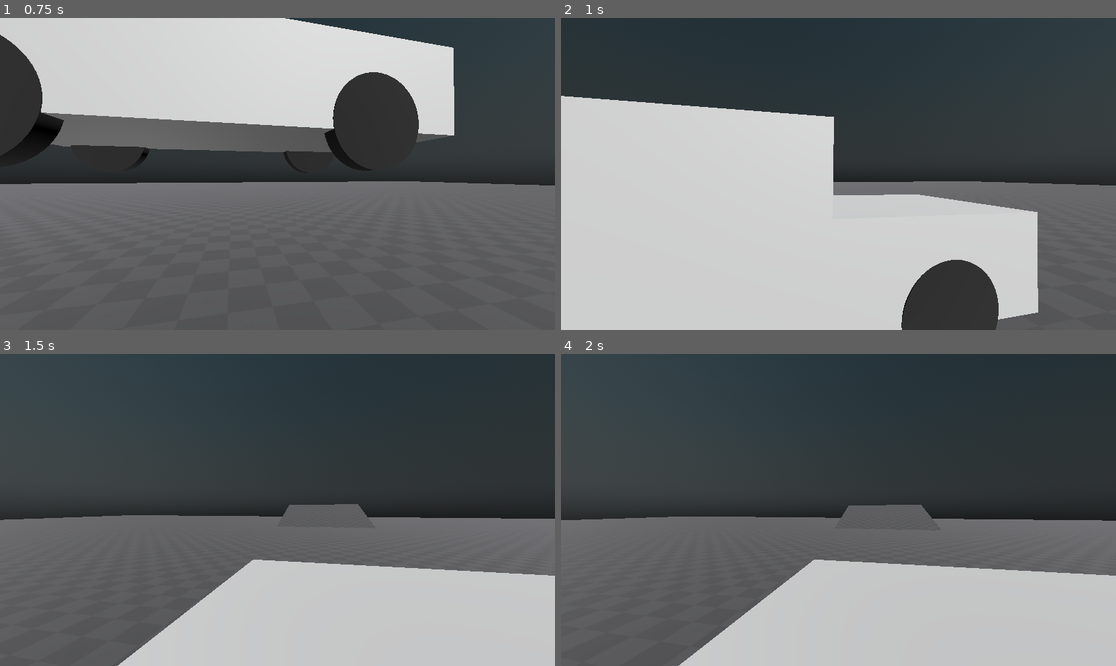
Above: before the commit, frames 1-4 (two rows, left to right).
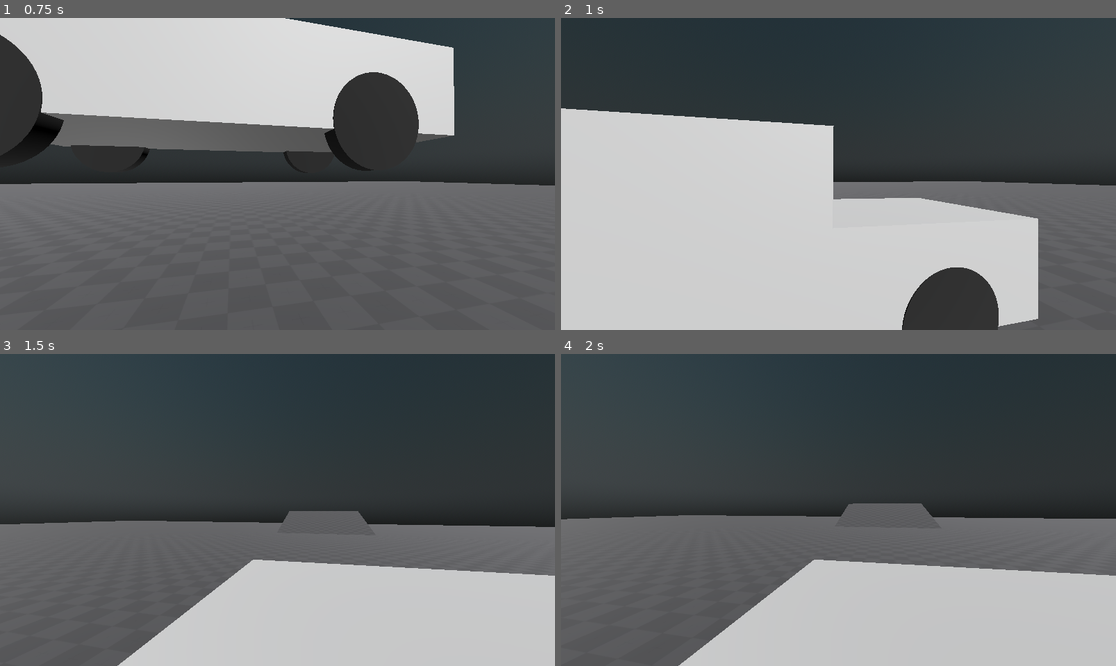
Above: after the commit, the same moments.

Repository: FroggLeo/driving-game
Game: Godot game, scene res://world.tscn
The game is run twice, just before and just after one commit, with the same random seed, the same clock (stepped at 60 frames per second) and the same inputs.
Inputs (mouse positions are in pixels of both pictures, inside the frame that each line leads up to):
- Up to frame 1 (0.75 s): tap Enter at 0.5 s; move the mouse to (305, 174) at 0.52 s; hold W (move_forward) from 0.53 s (still down); hold Shift (crouch) from 0.53 s (still down)
- Up to frame 2 (1 s): keep holding W (move_forward); keep holding Shift (crouch)
- Up to frame 3 (1.5 s): keep holding W (move_forward); move the mouse to (249, 510) at 1.27 s; release Shift (crouch) at 1.28 s; tap E (interact) at 1.35 s
- Up to frame 4 (2 s): keep holding W (move_forward)

Frame 1 is identical in both runs. In frame 2, 2.8% of the frame differs, in the area x 0-86%, y 24-100%; in frame 3, 2.0%; in frame 4, 0.4%.

Commit message:
add suspension bump for wheel hard stop

Diff:
--- a/godot_project/car/car.gd
+++ b/godot_project/car/car.gd
@@ -40,7 +40,7 @@
 @export var gravity: float = 9.81
 
 ## radius of the wheel in meters
-@export var wheel_radius: float = 0.33
+@export var wheel_radius: float = 0.25
 ## the length of the suspension
 @export var suspension_length: float = 0.35
 ## spring constant per wheel, in newtons/meter
@@ -48,6 +48,14 @@
 ## damping of the suspension, shock absorbers
 ## in newton-seconds / meter
 @export var suspension_b: float = 3000.0
+
+## when should the force of the bump be applied?
+## percentage of the suspension length, 0..1
+## example: 0.8, bump force starts in the last 20% compression
+@export var suspension_bump_start: float = 0.8
+## spring constant of the bump stop
+@export var suspension_bump_k: float = 300000.0
+
 ## maximum steer angle of the car
 @export var steer_angle_max_deg: float = 30.0
 
@@ -177,12 +185,13 @@
 	var pos := wheel.global_transform.origin # position of the wheel hub
 	var dist := pos.distance_to(point) # distance from the hub to the ground
 
-	# the spring length should be the total distance - wheel radius
+	# the current spring length should be the total distance - wheel radius
 	var spring_length := dist - wheel_radius
 
 	# how much the spring is compressed
 	var x := suspension_length - spring_length
-	x = max(0.0, x)
+	x = max(x, 0.0)
+
 	# the vector from the center of mass to the point of contact
 	# or also the distance from reference point to target point
 	var radius := point - global_transform.origin
@@ -197,7 +206,15 @@
 	# damping force formula, force = damping_coefficient * velocity
 	var damper_force := suspension_b * -velocity_normal
 
-	var total_force : float = max(0.0, spring_force + damper_force)
+	# the bump / really stiff spring
+	var bump_force := 0.0
+	var bump_start := suspension_length * suspension_bump_start
+	if x > bump_start:
+		var bump_x := x - bump_start
+		#var bump_percent := bump_x / (suspension_length - bump_start)
+		bump_force = suspension_bump_k * bump_x * bump_x
+
+	var total_force : float = max(0.0, spring_force + damper_force + bump_force)
 
 	# applies the force at normal direction, with the total force
 	# at the distance away from center of gravity (radius)
--- a/godot_project/car/car.tscn
+++ b/godot_project/car/car.tscn
@@ -27,6 +27,29 @@
 [node name="car" type="RigidBody3D"]
 physics_material_override = SubResource("PhysicsMaterial_2gitb")
 script = ExtResource("1_2gitb")
+max_power_watts = null
+drivechain_efficiency = null
+max_tractive_force = null
+min_speed = null
+max_brake_force = null
+engine_brake_force_max = null
+engine_brake_fade_speed = null
+rolling_resistance_coef = null
+drag_coef = null
+drag_area = null
+air_density = null
+car_mass = null
+lat_cof = null
+long_cof = null
+gravity = null
+wheel_radius = null
+suspension_length = null
+suspension_k = null
+suspension_bump_k = null
+suspension_bump_start = null
+suspension_b = null
+steer_angle_max_deg = null
+deadzone = null
 
 [node name="mesh" type="Node3D" parent="."]
 
